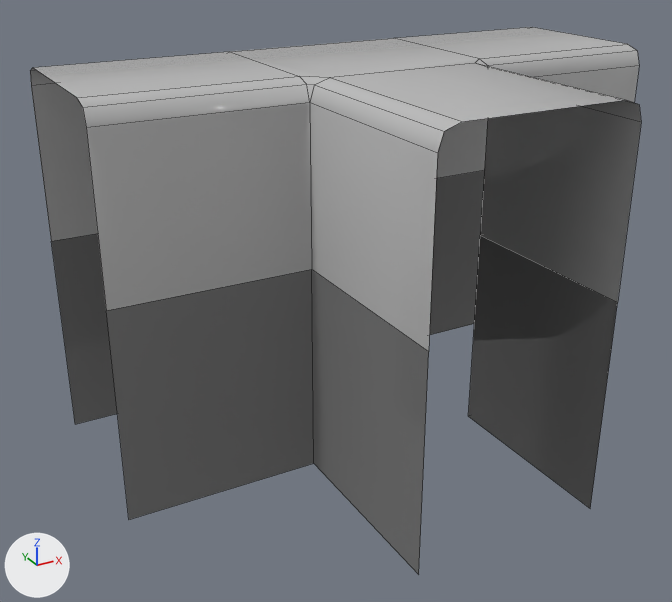
A saved change to the FBX model Assets/CrowdMatch/Models/Wall05.fbx.
Rendered twice from a 50 mm camera at (-1.201, -1.851, 1.378) aimed at (-0.156, 0.05, 0.428). Lighting does not change. The marker at lower left points along +X, +Y and +Z. The picture after the commit comes second. Mesh edges are drawn as thin lines. Where no turn or scale is listed for an object, it has been applied to the vertices.

In view in the first picture: 'Wall05'.
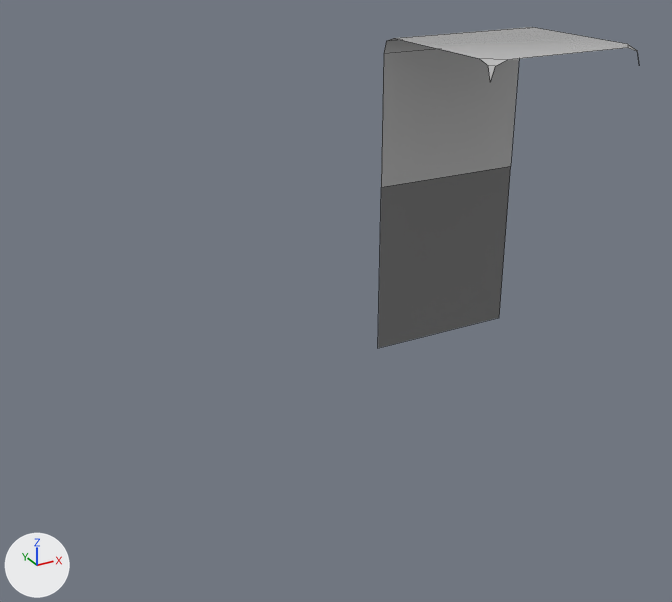
The newer file is also turned or shifted as a whole; pictures and numbers use the older file's frame.

What differs and where, as boxes [x1, y1, x2, y2] in the pictures (672 x 602 px):
'Wall05', reshaped (58% narrower, 41% shorter): before [30, 27, 641, 575]; after [378, 27, 637, 348]
part 1 of me_mesh, cut back: before [30, 27, 641, 575]; after [395, 27, 637, 81]

What changed in the scene script:
```text
Change me_mesh:
    used by ob_wall05; location = (0.0, 0.0, 0.0)
    remove me_mesh.from_pydata(...)  # 54 vertices, 36 faces; spans x -0.75..0.75, y -0.5..0.5, z 0.0..1.0
    add me_mesh.from_pydata(...)  # 20 vertices, 9 faces; spans x 0.25..0.75, y 0.0..0.5, z 0.0..1.0
    me_mesh part 1
    38 vertices are removed from x -0.75..0.75, y -0.5..0.5, z 0.0..1.0
    32 faces are deleted
    4 vertices are added at (0.26, 0.0, 0.99), (0.74, 0.0, 0.99), (0.7, 0.0, 1.0), (0.3, 0.0, 1.0)
    5 new faces join them, mat_22___default (grey #bcbcbc)
```
